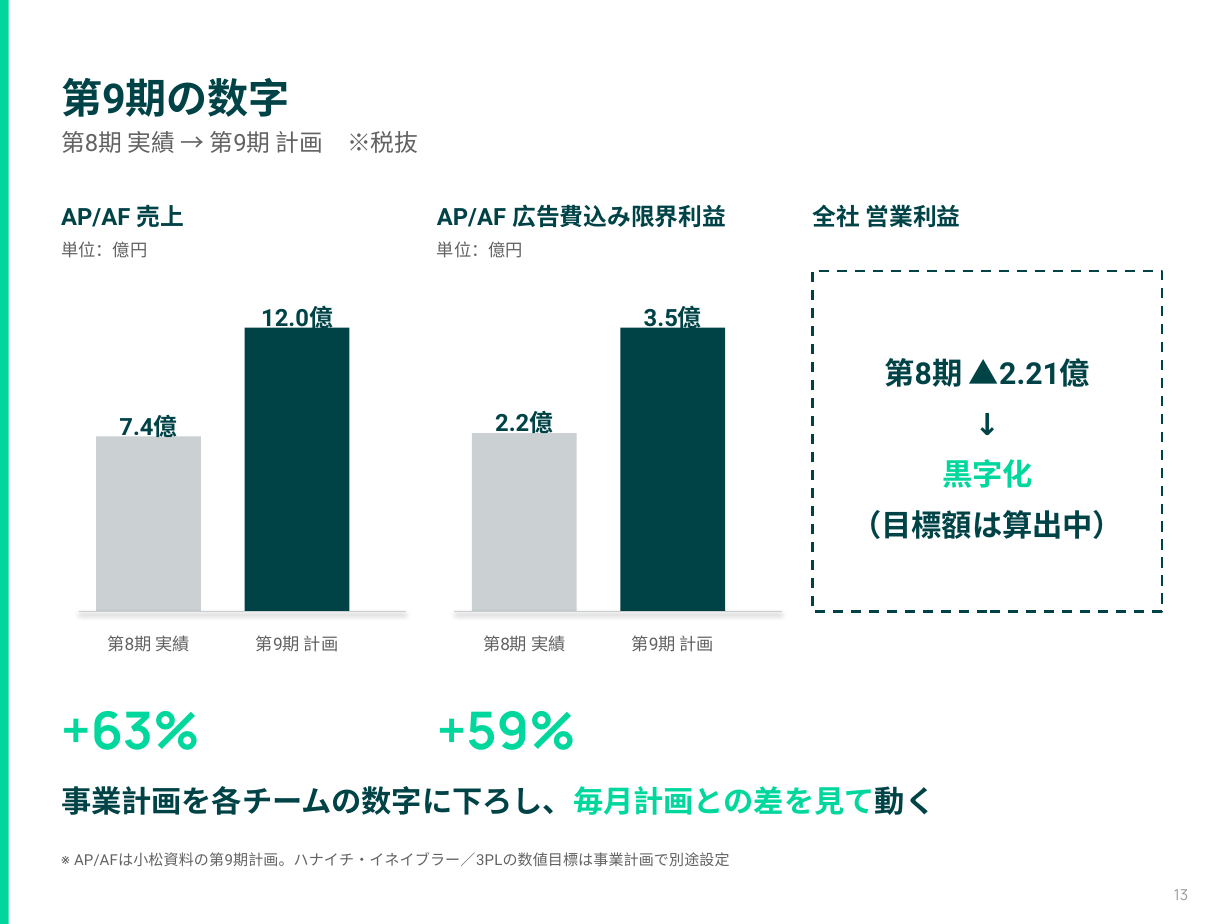
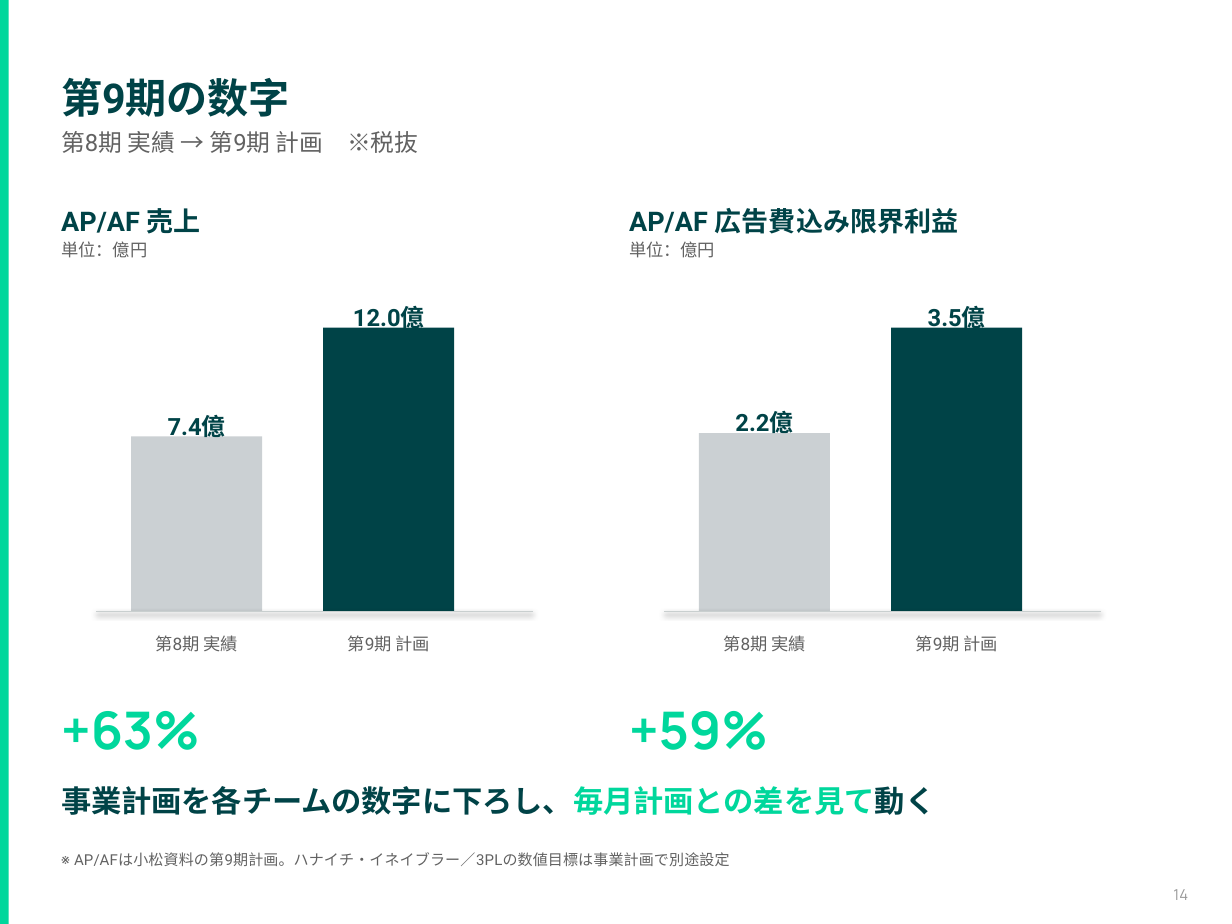
Before and after one commit to hiroki-tkg/material, a slide deck: slide 14 of retreat-2026-10/20261009_1day合宿_全社_第8期振り返りと第9期に向けて.pptx (slide 13 before the commit). Drawn at 1232x924 pixels with LibreOffice and Linux fonts; fonts in the diff are those of the drawing. Boxes give left, top, right and bottom in pixels: in the first picture for what was removed or moved away, otherwise in the second. Text is boxed around its words. In the diff, an @@ line names an element or a change of style, - is before the commit and + after.

```diff
--- a/retreat-2026-10/20261009_1day合宿_全社_第8期振り返りと第9期に向けて.pptx
+++ b/retreat-2026-10/20261009_1day合宿_全社_第8期振り返りと第9期に向けて.pptx
@@ text "AP/AF 売上" at [61,208,201,234]: size 13.9 to 15.8 pt @@
@@ text "AP/AF 広告費込み限界利益" at [629,208,958,234]: size 13.9 to 15.8 pt @@
@@ text "AP/AF 広告費込み限界利益": place and size @@
-text "AP/AF 広告費込み限界利益" at [437,204,726,228]
+text "AP/AF 広告費込み限界利益" at [629,208,958,234]
@@ text removed at [813,204,960,227] @@
-全社 営業利益
@@ text "単位：億円": place and size @@
-text "単位：億円" at [437,241,523,258]
+text "単位：億円" at [629,241,715,258]
@@ text "12.0億": place and size @@
-text "12.0億" at [261,304,333,331]
+text "12.0億" at [353,304,425,331]
@@ rectangle removed at [813,271,1163,612] @@
@@ text "3.5億": place and size @@
-text "3.5億" at [644,304,702,331]
+text "3.5億" at [928,304,986,331]
@@ rectangle: place and size @@
-rectangle at [245,328,350,611]
+rectangle at [323,328,453,611]
@@ rectangle: place and size @@
-rectangle at [621,328,726,611]
+rectangle at [891,328,1021,611]
@@ text removed at [851,358,1123,539] @@
-第8期 ▲2.21億
-↓
-黒字化
-（目標額は算出中）
@@ text "7.4億": place and size @@
-text "7.4億" at [119,415,177,437]
+text "7.4億" at [168,415,226,437]
@@ text "2.2億": place and size @@
-text "2.2億" at [495,410,553,433]
+text "2.2億" at [735,410,793,433]
@@ rectangle: place and size @@
-rectangle at [96,436,201,611]
+rectangle at [131,436,261,611]
@@ rectangle: place and size @@
-rectangle at [472,434,577,612]
+rectangle at [699,434,829,612]
@@ line moved from (79, 611) - (407, 611) to (96, 611) - (533, 611) @@
@@ text "第8期 実績": place and size @@
-text "第8期 実績" at [107,635,189,652]
+text "第8期 実績" at [155,635,237,652]
@@ text "第9期 計画": place and size @@
-text "第9期 計画" at [256,635,338,652]
+text "第9期 計画" at [348,635,430,652]
@@ line moved from (455, 611) - (782, 611) to (664, 611) - (1101, 611) @@
@@ text "第8期 実績": place and size @@
-text "第8期 実績" at [483,635,565,652]
+text "第8期 実績" at [723,635,805,652]
@@ text "第9期 計画": place and size @@
-text "第9期 計画" at [632,635,714,652]
+text "第9期 計画" at [916,635,998,652]
@@ text "+59%": place and size @@
-text "+59%" at [437,711,576,750]
+text "+59%" at [629,711,768,750]
@@ text at [1173,889,1188,900]: text changed @@
-13
+14
```
Also in this commit, not shown: 14 other slides changed, 1 slide added, 3 other files.
